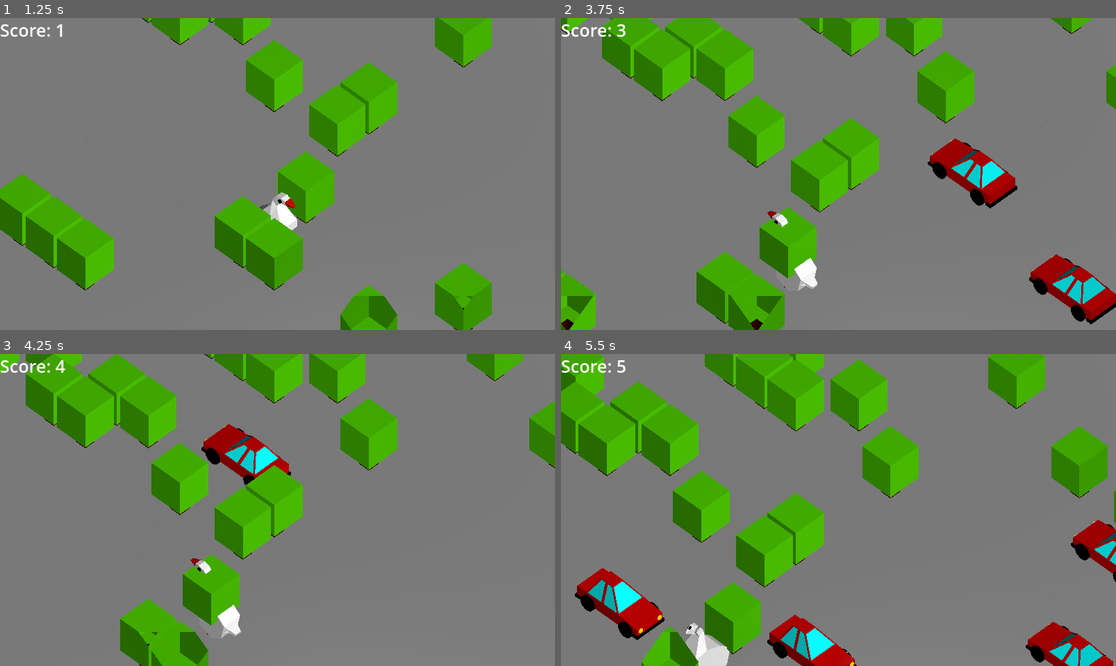
Above: before the commit, frames 1-4 (two rows, left to right).
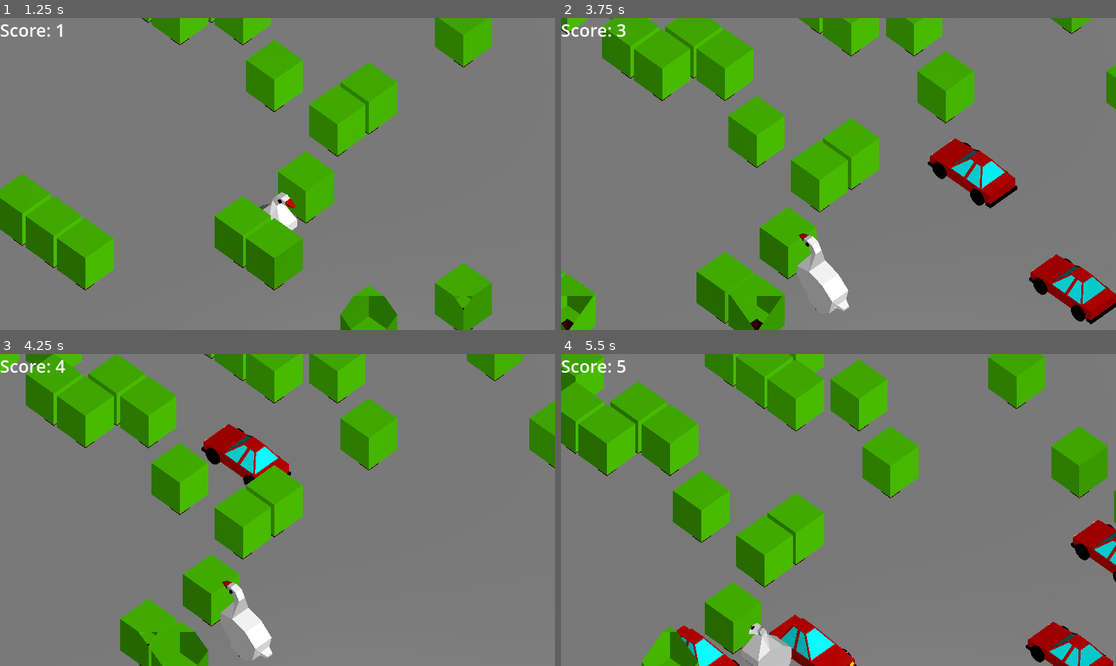
Above: after the commit, the same moments.

Repository: syshotdev/GooseyRoad
Game: Godot game, scene res://main.tscn
Same seed, same stepped clock (60 frames per second), same inputs: the game is played once before the commit and once after it.
Inputs:
- Up to frame 1 (1.25 s): tap Enter at 0.5 s; hold D (right) from 0.53 s (still down)
- Up to frame 2 (3.75 s): release D (right) at 1.28 s; hold S (backward) 1.28-2.03 s; hold D (right) 2.03-2.78 s; hold W (forward) 2.78-3.53 s; hold A (left) from 3.53 s (still down)
- Up to frame 3 (4.25 s): keep holding A (left)
- Up to frame 4 (5.5 s): release A (left) at 5.03 s; hold S (backward) from 5.03 s (still down)

Frame 1 is identical in both runs. In frame 2, 1.1% of the frame differs, in the area x 37-52%, y 61-95%; in frame 3, 1.1%; in frame 4, 3.5%, in the area x 2-42%, y 68-100%.

Commit message:
Sorta kinda fixed player movement (IT"S EXTREMELY BROKEN)

Diff:
--- a/Objects/player.gd
+++ b/Objects/player.gd
@@ -4,20 +4,20 @@
 
 signal playerMoved(newPos : Vector3)
 
-@export var model : Node3D # Model for making goose look around
-
 @onready var targetPos : Vector3 = global_position
-var directionDetectionArea : Dictionary # Key: direction, Value: detection area
-var detectionAreaThings : Dictionary # Key: detection area, Value: Array or dictionary of things currently in it.
+var lastDirection : Vector3 = Vector3.ZERO
+var canMove : bool = true
+var thingsInDetectionArea : Dictionary # Key: thing inside area, Value: 0
 
 
-func _ready():
-	initializeDetectionAreaVars()
-
-
-func _process(delta):
+func _physics_process(delta):
 	# Smoothly go to target pos
 	position = lerp(position, targetPos, 0.5)
+
+	if(!canMove):
+		targetPos -= lastDirection
+		lastDirection = Vector3.ZERO
+		canMove = true
 
 
 func _input(event):
@@ -31,13 +31,18 @@
 		return
 
 	rotateGooseInDir(direction) # Rotate to check if colliding
-	if(!isDirectionMovable(direction)):
+
+	if(direction != lastDirection): # If direction is not last direction (rotating), remove current colliding objects
+		thingsInDetectionArea.clear()
+	elif(!canMove): # If direction is not movable and is last dir, we stuck on tree
 		return
 
 	targetPos += direction # Target position
+	lastDirection = direction
+
 	playerMoved.emit(position)
 
-
+# Gets the action just pressed, like wasd
 func getActionJustVectored() -> Vector3:
 	var output : Vector3 = Vector3.ZERO
 
@@ -55,38 +60,27 @@
 
 	return output
 
+
+func calculateCanMove():
+	canMove = isDirectionMovable(lastDirection)
+
 # Checks whether the current direction is a moveable one.
 func isDirectionMovable(direction : Vector3) -> bool:
 	# If we're trying to move in a direction and something blocking, return false
-	var areaWeChecking : Area3D = directionDetectionArea[direction]
-	if(detectionAreaThings[areaWeChecking].size() > 0):
+	if(thingsInDetectionArea.size() > 0):
 		return false
-
 	return true
 
-# Rotates goose from coordinate
+# Rotates goose in direction, direction being vec3
 func rotateGooseInDir(direction : Vector3):
-	model.look_at(position + direction)
-
-# Set up all directions to remember which detection area is in what direction
-func initializeDetectionAreaVars():
-	directionDetectionArea[Vector3(0,0,-1)] = $Forward
-	directionDetectionArea[Vector3(0,0,1)] = $Backward
-	directionDetectionArea[Vector3(1,0,0)] = $Left
-	directionDetectionArea[Vector3(-1,0,0)] = $Right
-
-	for area in directionDetectionArea.values():
-		var dictionary : Dictionary = {}
-		# For area, set empty dictionary for current things in area
-		detectionAreaThings[area] = dictionary
-		area.bodyEnteredCircumstances.connect(detectionAreaEntered)
-		area.bodyExitedCircumstances.connect(detectionAreaExited)
-
+	look_at(position + direction)
 
 # Idk what "body" is (The type, like CharacterBody3D)
-func detectionAreaEntered(area : Area3D, body):
+func detectionAreaEntered(body):
 	# At the area, add body to array of things in it
-	detectionAreaThings[area][body] = 0
+	thingsInDetectionArea[body] = 0
+	calculateCanMove()
 
-func detectionAreaExited(area : Area3D, body):
-	detectionAreaThings[area].erase(body)
+func detectionAreaExited(body):
+	if(thingsInDetectionArea.has(body)):
+		thingsInDetectionArea.erase(body)
--- a/Objects/player.tscn
+++ b/Objects/player.tscn
@@ -1,18 +1,16 @@
-[gd_scene load_steps=6 format=3 uid="uid://clfk2e33kplw3"]
+[gd_scene load_steps=5 format=3 uid="uid://clfk2e33kplw3"]
 
 [ext_resource type="Script" path="res://Objects/player.gd" id="1_di86l"]
 [ext_resource type="PackedScene" uid="uid://box5ejakp8ec8" path="res://Models/duck.dae" id="2_kkexh"]
-[ext_resource type="Script" path="res://Objects/collisionDetector.gd" id="3_7y2dt"]
 
 [sub_resource type="CapsuleShape3D" id="CapsuleShape3D_qe5cu"]
 height = 2.12759
 
-[sub_resource type="BoxShape3D" id="BoxShape3D_rkqlg"]
-size = Vector3(0.5, 0.5, 1)
+[sub_resource type="BoxShape3D" id="BoxShape3D_pwoya"]
+size = Vector3(0.5, 0.5, 0.8)
 
-[node name="Player" type="CharacterBody3D" node_paths=PackedStringArray("model")]
+[node name="Player" type="CharacterBody3D"]
 script = ExtResource("1_di86l")
-model = NodePath("Goose Pivot")
 
 [node name="CollisionShape" type="CollisionShape3D" parent="."]
 shape = SubResource("CapsuleShape3D_qe5cu")
@@ -22,30 +20,11 @@
 [node name="Goose" parent="Goose Pivot" instance=ExtResource("2_kkexh")]
 transform = Transform3D(-4.37114e-08, 0, -1, 0, 1, 0, 1, 0, -4.37114e-08, 0, -1, 0)
 
-[node name="Forward" type="Area3D" parent="."]
-script = ExtResource("3_7y2dt")
+[node name="Area3D" type="Area3D" parent="."]
 
-[node name="CollisionShape3D" type="CollisionShape3D" parent="Forward"]
-transform = Transform3D(1, 0, 0, 0, 1, 0, 0, 0, 1, 0, 0, -1.05)
-shape = SubResource("BoxShape3D_rkqlg")
+[node name="CollisionShape3D" type="CollisionShape3D" parent="Area3D"]
+transform = Transform3D(1, 0, 0, 0, 1, 0, 0, 0, 1, 0, 0, -1.1)
+shape = SubResource("BoxShape3D_pwoya")
 
-[node name="Backward" type="Area3D" parent="."]
-script = ExtResource("3_7y2dt")
-
-[node name="CollisionShape3D" type="CollisionShape3D" parent="Backward"]
-transform = Transform3D(-1, 0, -8.74228e-08, 0, 1, 0, 8.74228e-08, 0, -1, 0, 0, 1.05)
-shape = SubResource("BoxShape3D_rkqlg")
-
-[node name="Left" type="Area3D" parent="."]
-script = ExtResource("3_7y2dt")
-
-[node name="CollisionShape3D" type="CollisionShape3D" parent="Left"]
-transform = Transform3D(-4.37114e-08, 0, 1, 0, 1, 0, -1, 0, -4.37114e-08, -1.05, 0, 0)
-shape = SubResource("BoxShape3D_rkqlg")
-
-[node name="Right" type="Area3D" parent="."]
-script = ExtResource("3_7y2dt")
-
-[node name="CollisionShape3D" type="CollisionShape3D" parent="Right"]
-transform = Transform3D(1.19249e-08, 0, -1, 0, 1, 0, 1, 0, 1.19249e-08, 1.05, 0, 0)
-shape = SubResource("BoxShape3D_rkqlg")
+[connection signal="body_entered" from="Area3D" to="." method="detectionAreaEntered"]
+[connection signal="body_exited" from="Area3D" to="." method="detectionAreaExited"]
